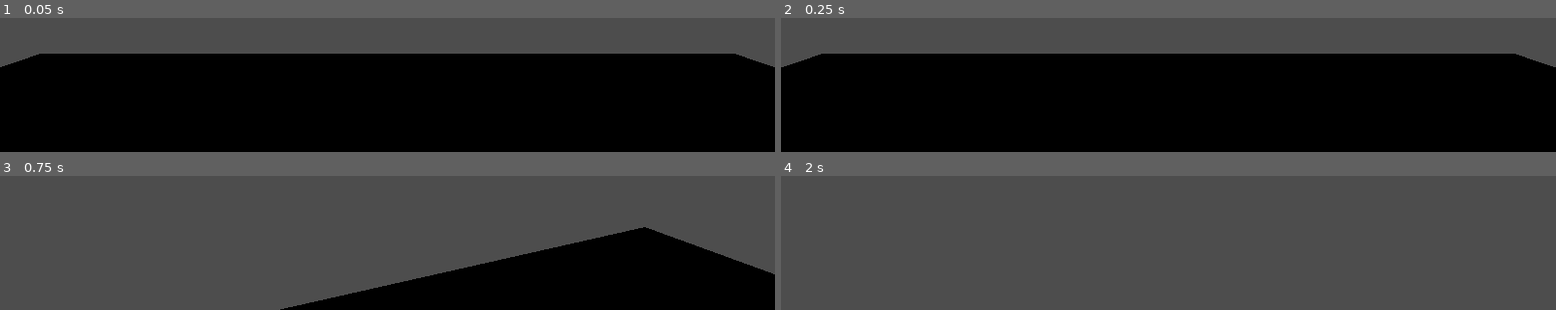
Above: before the commit, frames 1-4 (two rows, left to right).
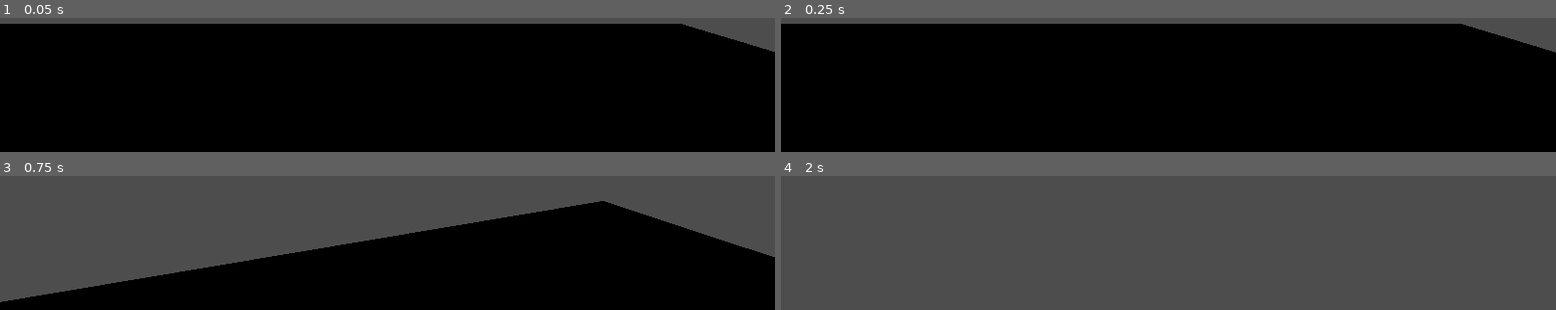
Above: after the commit, the same moments.

Repository: SKYNETTEDDRAGON/minesweeper_robot
Game: Godot game, scene res://Scenes/main.tscn
The game is run twice, just before and just after one commit, with the same random seed, the same clock (stepped at 60 frames per second) and the same inputs.
Inputs (mouse positions are in pixels of both pictures, inside the frame that each line leads up to):
- Up to frame 1 (0.05 s): no input
- Up to frame 2 (0.25 s): no input
- Up to frame 3 (0.75 s): tap Enter at 0.5 s; move the mouse to (outside the picture) at 0.52 s; hold W (move_forward) from 0.53 s (still down); tap Alt at 0.6 s
- Up to frame 4 (2 s): keep holding W (move_forward); tap Space (jump) at 0.77, 1.25, 1.52 s; move the mouse to (outside the picture) at 1.27 s; tap Shift at 1.35 s

The runs differ from the first frame. In frame 1, 22% of the frame differs, in the area x 0-100%, y 4-37%; in frame 2, 22%; in frame 3, 25%, in the area x 0-100%, y 18-100%; in frame 4, nothing differs.

Commit message:
player fixes

Diff:
--- a/Scenes/main.tscn
+++ b/Scenes/main.tscn
@@ -12,8 +12,6 @@
 script = ExtResource("1_bo1nx")
 player_scene = ExtResource("2_8gbba")
 
-[node name="DirectionalLight3D" type="DirectionalLight3D" parent="."]
-
 [node name="GameManager" type="Node" parent="."]
 script = ExtResource("1_jjgbg")
 
@@ -26,3 +24,5 @@
 [node name="CollisionShape3D" type="CollisionShape3D" parent="StaticBody3D"]
 transform = Transform3D(5.6452317, 0, 0, 0, 1, 0, 0, 0, 4.797609, 0, 0, 0)
 shape = SubResource("BoxShape3D_jjvhh")
+
+[node name="DirectionalLight3D" type="DirectionalLight3D" parent="."]
--- a/Scenes/player.tscn
+++ b/Scenes/player.tscn
@@ -5,6 +5,7 @@
 [sub_resource type="CapsuleMesh" id="CapsuleMesh_2vrla"]
 
 [sub_resource type="CapsuleShape3D" id="CapsuleShape3D_6phhs"]
+radius = 0.30566406
 
 [node name="Robot" type="CharacterBody3D"]
 script = ExtResource("1_v0iea")
@@ -13,6 +14,7 @@
 mesh = SubResource("CapsuleMesh_2vrla")
 
 [node name="CollisionShape3D" type="CollisionShape3D" parent="."]
+transform = Transform3D(0.081551194, 0, 0, 0, 0.74470365, 0, 0, 0, -0.38626707, 0, 0, 0)
 shape = SubResource("CapsuleShape3D_6phhs")
 
 [node name="Camera3D" type="Camera3D" parent="."]
--- a/Scenes/tile.tscn
+++ b/Scenes/tile.tscn
@@ -1,23 +1,29 @@
-[gd_scene load_steps=5 format=3 uid="uid://bf54em41rbwsf"]
+[gd_scene load_steps=6 format=3 uid="uid://bf54em41rbwsf"]
 
 [ext_resource type="Script" uid="uid://d21uoaf4ssuab" path="res://Scenes/tile.gd" id="1_xsjyq"]
 
 [sub_resource type="BoxMesh" id="BoxMesh_cvnsp"]
 
-[sub_resource type="BoxShape3D" id="BoxShape3D_6t5aa"]
+[sub_resource type="StandardMaterial3D" id="StandardMaterial3D_xsjyq"]
+albedo_color = Color(1, 1, 0, 1)
 
 [sub_resource type="BoxShape3D" id="BoxShape3D_vgqql"]
+
+[sub_resource type="BoxShape3D" id="BoxShape3D_6t5aa"]
 
 [node name="Tile" type="StaticBody3D"]
 script = ExtResource("1_xsjyq")
 
 [node name="MeshInstance3D" type="MeshInstance3D" parent="."]
+transform = Transform3D(1, 0, 0, 0, 0.5098238, 0, 0, 0, 1, 0, 0, 0)
 mesh = SubResource("BoxMesh_cvnsp")
-
-[node name="CollisionShape3D" type="CollisionShape3D" parent="MeshInstance3D"]
-shape = SubResource("BoxShape3D_6t5aa")
+surface_material_override/0 = SubResource("StandardMaterial3D_xsjyq")
 
 [node name="Area3D" type="Area3D" parent="."]
 
 [node name="CollisionShape3D" type="CollisionShape3D" parent="Area3D"]
 shape = SubResource("BoxShape3D_vgqql")
+
+[node name="CollisionShape3D" type="CollisionShape3D" parent="."]
+transform = Transform3D(1, 0, 0, 0, 0.5050108, 0, 0, 0, 1, 0, 0, 0)
+shape = SubResource("BoxShape3D_6t5aa")
